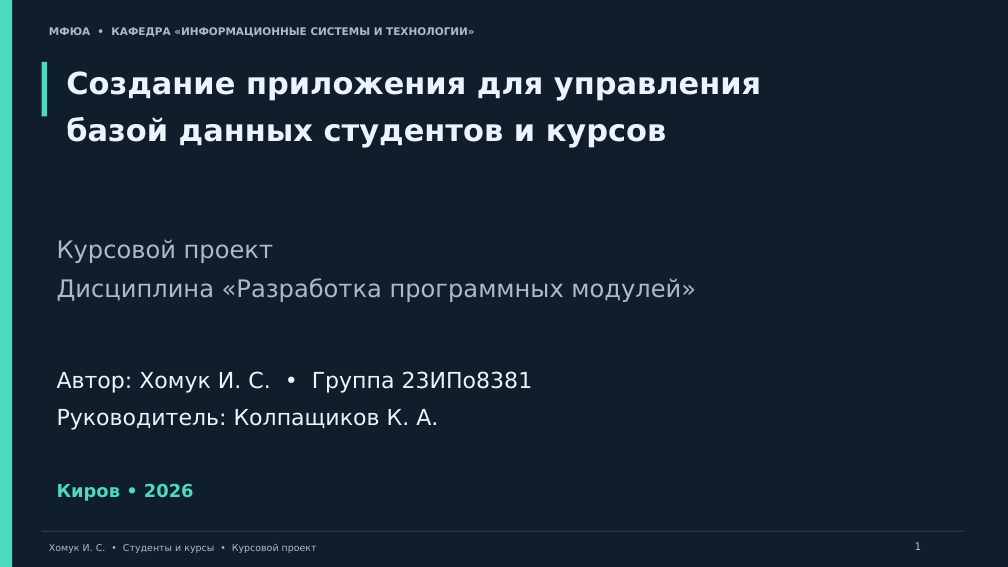
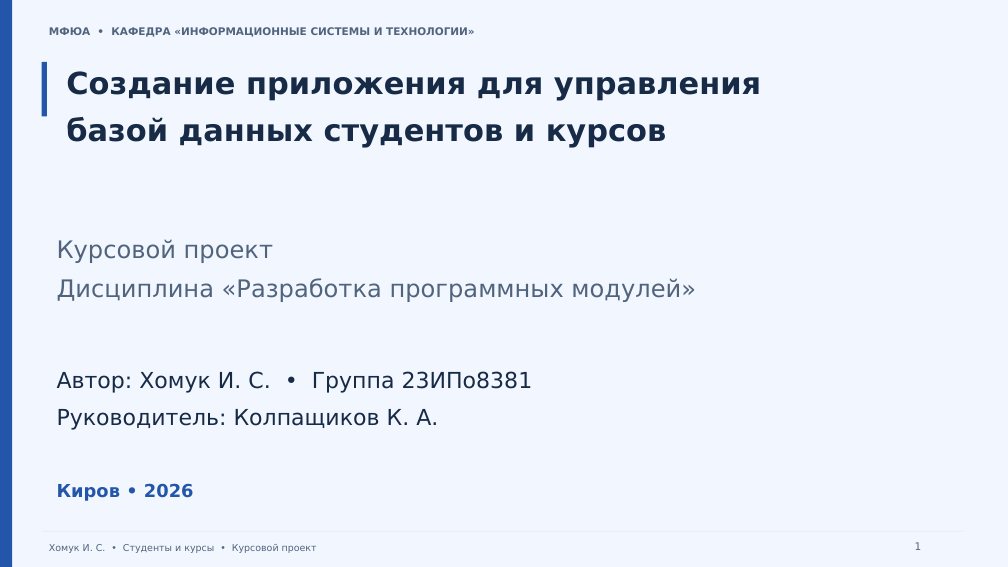
Before and after one commit to keltuzedd/student_courses, a slide deck: slide 1 of presentation.pptx. Drawn at 1008x567 pixels with LibreOffice and Linux fonts; fonts in the diff are those of the drawing. Boxes give left, top, right and bottom in pixels: in the first picture for what was removed or moved away, otherwise in the second. Text is boxed around its words. In the diff, an @@ line names an element or a change of style, - is before the commit and + after.

```diff
--- a/presentation.pptx
+++ b/presentation.pptx
@@ background #101E2C to #F2F7FF @@
@@ rectangle at [0,0,12,567]: fill #4DD8C0 to #2356A8 @@
@@ rectangle at [42,62,47,116]: fill #4DD8C0 to #2356A8 @@
@@ rectangle at [42,531,964,532]: fill #23394E to #E8F0FA @@
@@ page number at [915,542,922,550]: text colour #AABBCD to #51647E @@
```
Also in this commit, not shown: 11 other slides changed.
